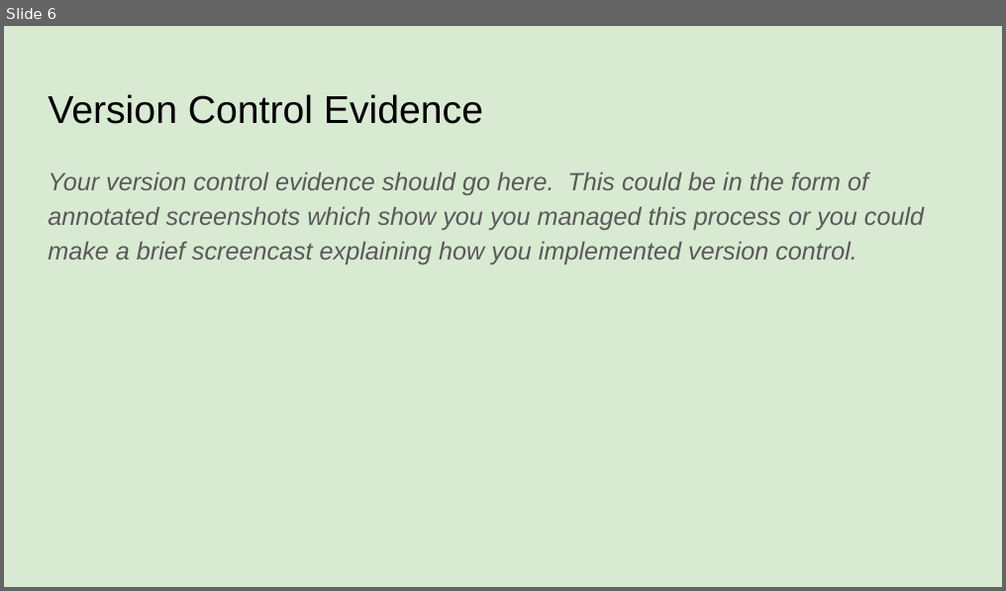
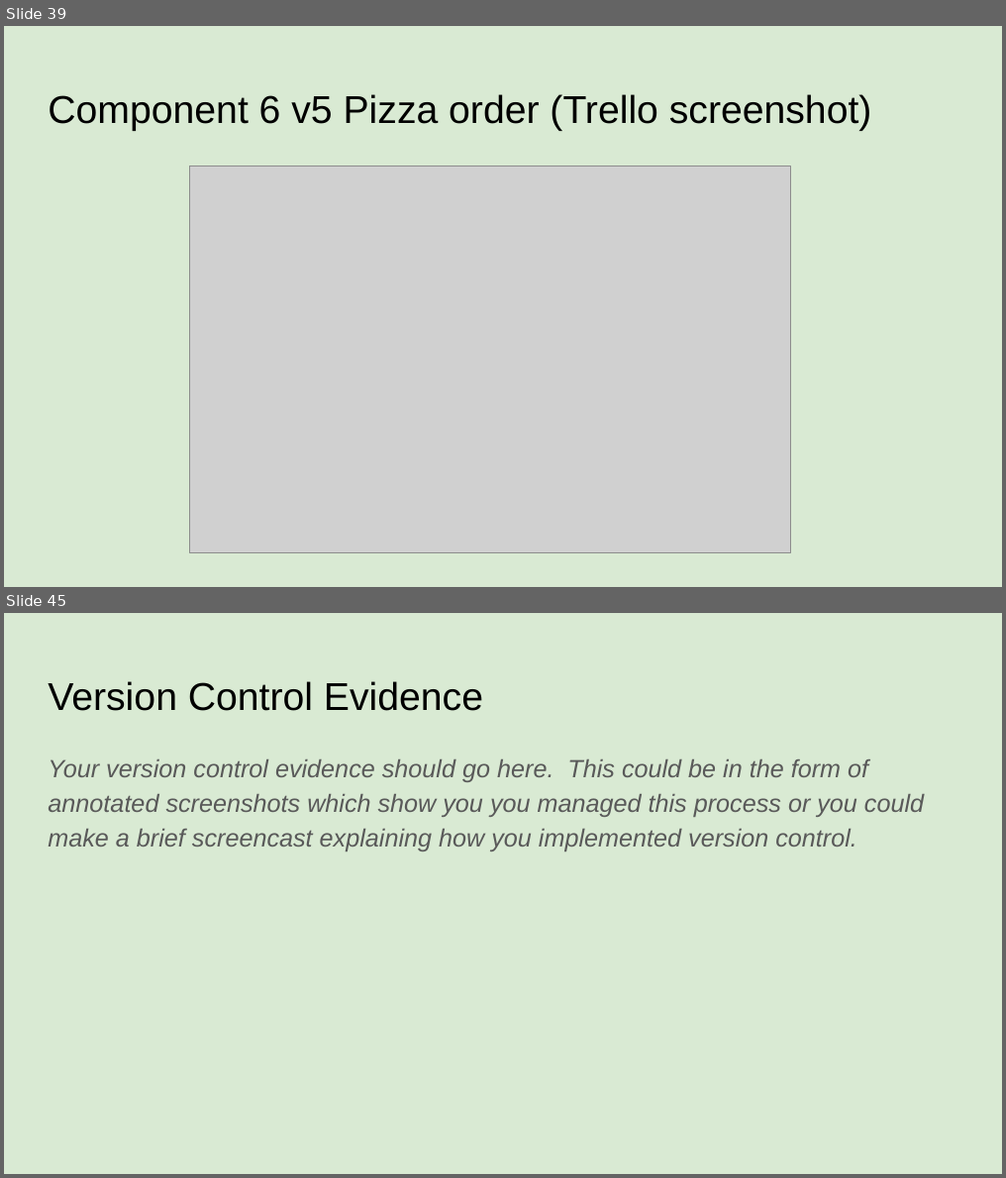
Before and after one commit to LaurenceStewart/Pizza_Bot, a slide deck: 022_91893+_+91897+Documentation.pptx. Shown one above the other, each under a label of ours: slide 6 before the commit, slides 39 and 45 after it; the slides between them are not shown. The pictures are 1006x591 and 1006x1178 pixels, drawn with LibreOffice and Linux fonts; fonts in the diff are those of the drawing; grey boxes stand for pictures. Boxes give left, top, right and bottom in pixels: in the first picture for what was removed or moved away, otherwise in the second. Text is boxed around its words. In the diff, an @@ line names an element or a change of style, - is before the commit and + after.

```diff
--- a/022_91893+_+91897+Documentation.pptx
+++ b/022_91893+_+91897+Documentation.pptx
@@ slide 39 added at box(4, 26, 1002, 587), background #D9EAD3 @@
@@ title added at box(48, 94, 872, 131), 28 pt, text #000000 @@
+Component 6 v5 Pizza order (Trello screenshot)
@@ picture added at box(189, 166, 790, 553) @@
@@ what was slide 6 is now slide 45 @@
```
Also in this commit, not shown: 3 slides changed, 39 other slides added, 1 slide removed, 3 other files.
